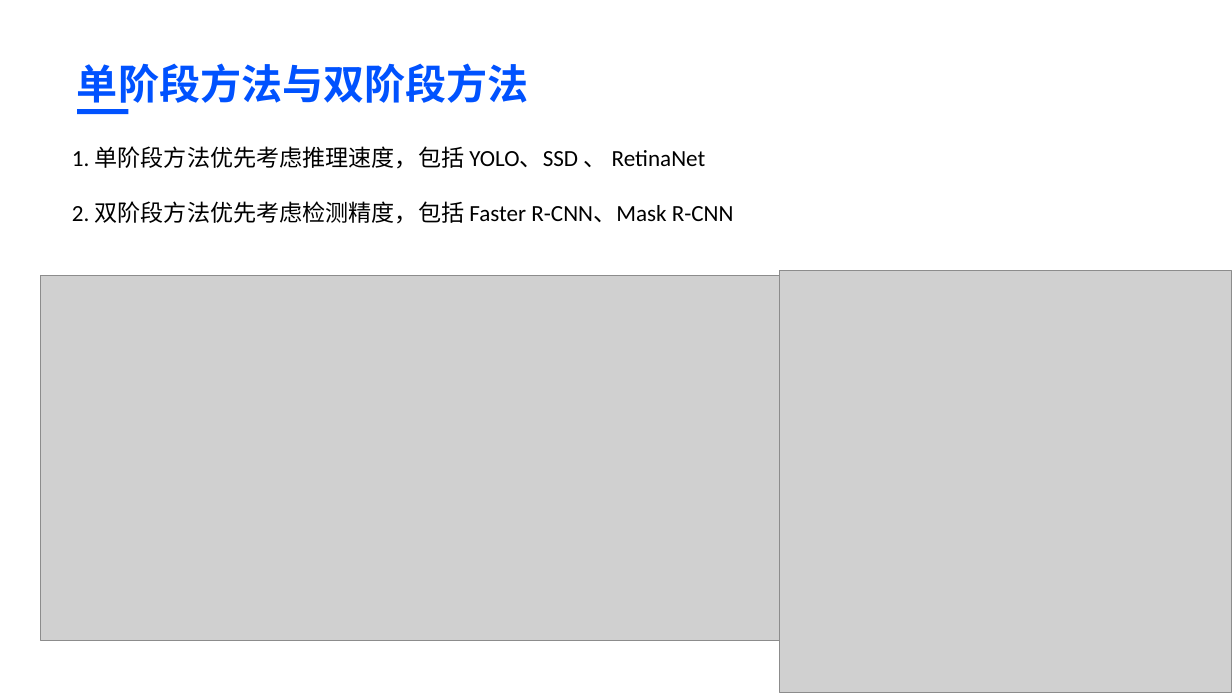
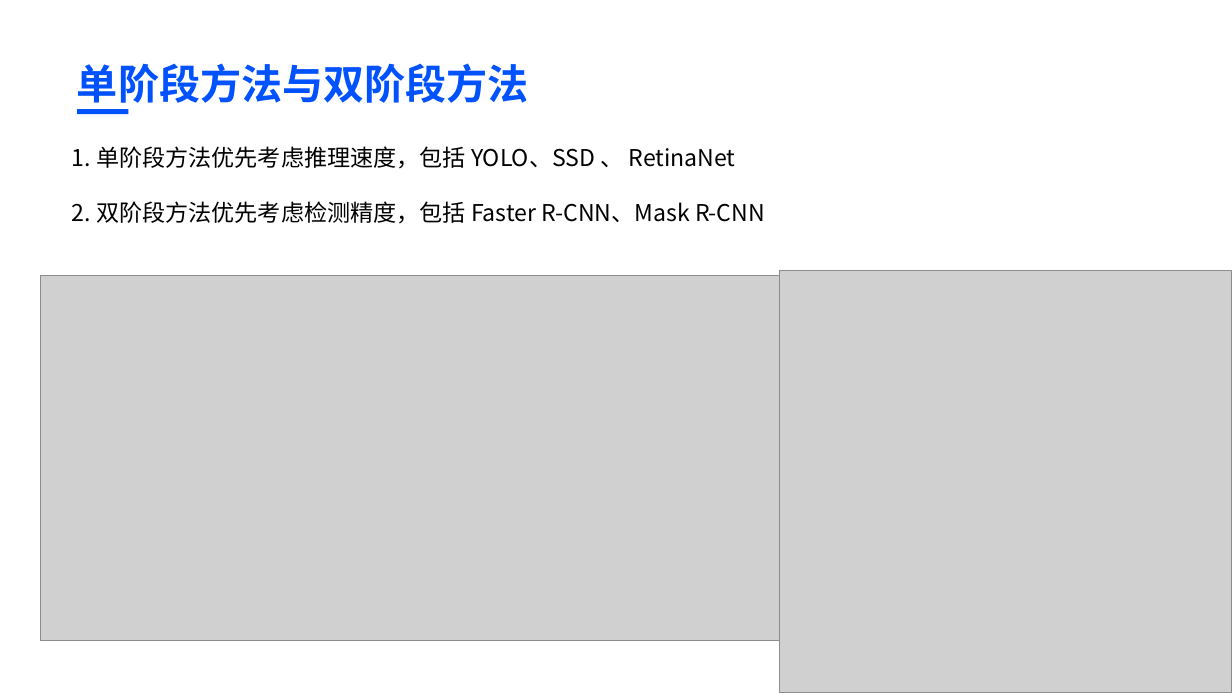
Before and after one commit to BaiRong-NUC/YOLOAnalyzes, a slide deck: slide 4 of 高级软件工程.pptx. Drawn at 1232x693 pixels with LibreOffice and Linux fonts; fonts in the diff are those of the drawing; grey boxes stand for pictures. Boxes give left, top, right and bottom in pixels: in the first picture for what was removed or moved away, otherwise in the second. Text is boxed around its words. In the diff, an @@ line names an element or a change of style, - is before the commit and + after.

```diff
--- a/高级软件工程.pptx
+++ b/高级软件工程.pptx
@@ text "1. 单阶段方法优先考虑推理速度，包括 YOLO、SSD 、 RetinaNet" at <box>72,146,765,224</box>: font Calibri to Noto Sans CJK SC @@
```
Also in this commit, not shown: 4 other slides changed, 14 slides added.
